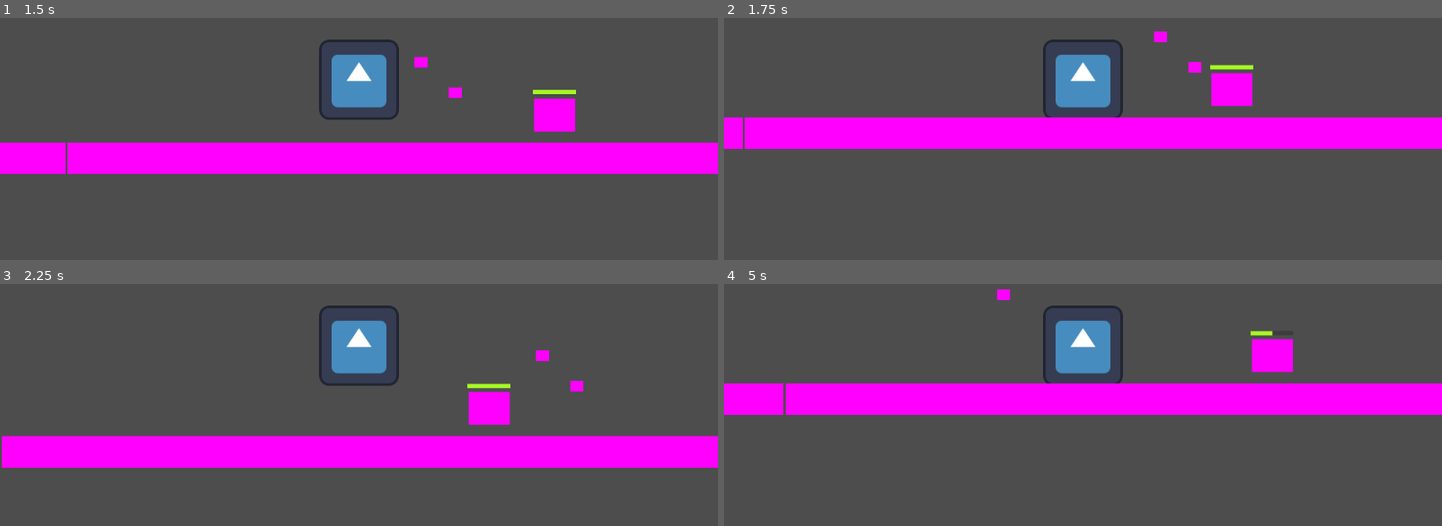
Above: before the commit, frames 1-4 (two rows, left to right).
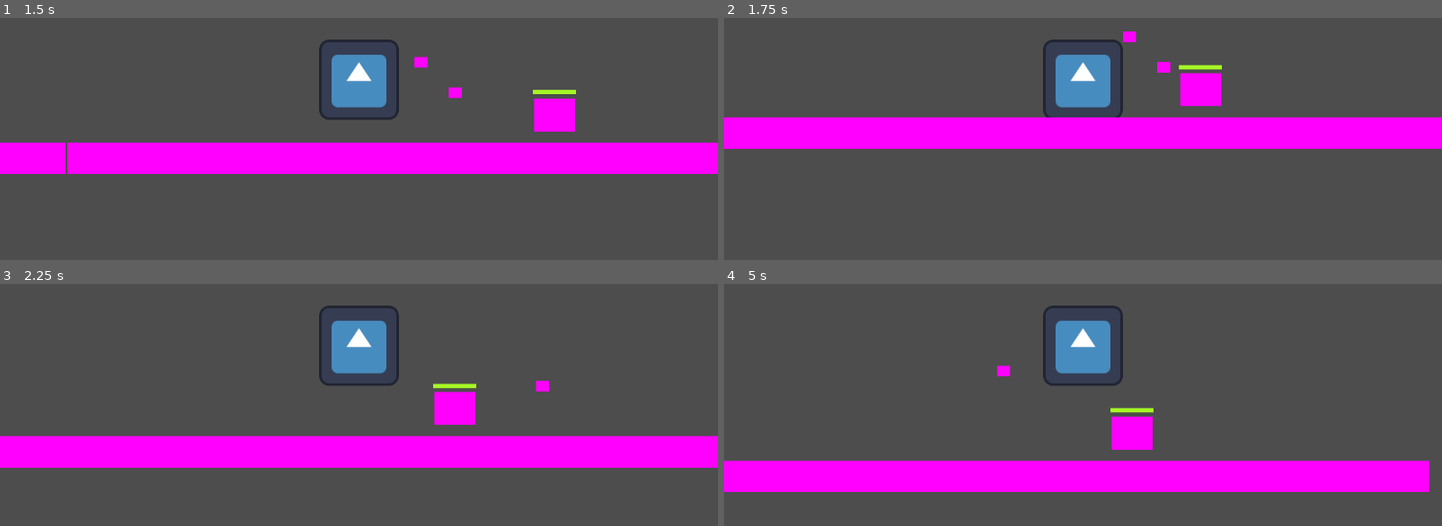
Above: after the commit, the same moments.

Repository: GoncasCC/WildingPope
Game: Godot game, scene res://Scenes/game.tscn
The game is run twice, just before and just after one commit, with the same random seed, the same clock (stepped at 60 frames per second) and the same inputs. The engine's default icon, where the game draws it, is replaced by a stand-in: a white triangle on a blue panel in a dark square.
Inputs:
- Up to frame 1 (1.5 s): hold Right (ui_right) from 0.53 s (still down); tap Q (ui_melee) at 0.6 s; tap Up (ui_up) at 0.77, 1.07 s; tap W (ui_ranged) at 0.8, 1.35 s
- Up to frame 2 (1.75 s): keep holding Right (ui_right); tap Up (ui_up) at 1.52 s; tap Shift (ui_dash, bound only after the commit) at 1.55 s
- Up to frame 3 (2.25 s): tap Up (ui_up) at 1.82 s; release Right (ui_right) at 2.03 s; hold Left (ui_left) from 2.03 s (still down); tap Shift (ui_dash, bound only after the commit) at 2.1 s
- Up to frame 4 (5 s): tap E (ui_execute, bound only after the commit) at 2.3, 2.85 s; release Left (ui_left) at 2.78 s; hold Right (ui_right) 2.78-4.28 s; tap Up (ui_up) at 3.02, 3.05, 3.32, 3.6, 3.77, 4.07, 4.52, 4.82 s; tap Q (ui_melee) at 3.8, 4.35 s; hold Left (ui_left) from 4.28 s (still down); tap W (ui_ranged) at 4.55 s

Frame 1 is identical in both runs. In frame 2, 1.8% of the frame differs, in the area x 2-74%, y 5-55%; in frame 3, 1.8%; in frame 4, 28%, in the area x 0-100%, y 2-86%.

Commit message:
Finisher attack + dash

Diff:
--- a/Scenes/enemy_1.tscn
+++ b/Scenes/enemy_1.tscn
@@ -31,3 +31,11 @@
 max_value = 30.0
 value = 30.0
 show_percentage = false
+
+[node name="Label_finisher" type="Label" parent="."]
+visible = false
+offset_left = -29.0
+offset_top = -66.0
+offset_right = 26.0
+offset_bottom = -43.0
+text = "Press E"
--- a/Scripts/enemy_1.gd
+++ b/Scripts/enemy_1.gd
@@ -1,21 +1,34 @@
 extends CharacterBody2D
 
 
-@export var health: int = 40;
-@export var max_health: int = 40;
+@export var health: int = 60;
+@export var max_health: int = 60;
 
 @onready var health_bar: ProgressBar = $Health_bar;
+@onready var label_finisher: Label = $Label_finisher;
+
+var can_be_executed : bool = false;
 
 func _ready():
 	health_bar.max_value = max_health;
 	health_bar.value = health;
+	label_finisher.visible = false;
 
 func take_damage(damage: int) -> void:
 	health -= damage
 	print("Enemy has taken ", damage, " damage. Remaining health: ", health)
 	health_bar.value = health;
+
+	if health <= 10 and health > 0:
+		can_be_executed = true
+		label_finisher.visible = true
 	if health <= 0:
 		die()
 
+func execute():
+	print("Enemy executed")
+	die()
+
+
 func die() -> void:
 	queue_free() # removes enemy from scene
--- a/Scripts/pope.gd
+++ b/Scripts/pope.gd
@@ -10,11 +10,30 @@
 var gravity = ProjectSettings.get_setting("physics/2d/default_gravity")
 
 
-@export var damage_melee : int = 20;
+#Melee atack
+@export var damage_melee1 : int = 15;
+@export var damage_melee2 : int = 15;
+@export var damage_melee3 : int = 20;
+var combo_step: int = 0
+var combo_timer: float = 0.0
+const COMBO_MAX_TIME = 0.5 # max time between combo attacks
 @onready var hitbox_melee : Area2D = $HitboxMelee;
 
+
+#Ranged attack
 @export var projetile_scene : PackedScene;
 @export var damage_ranged : int = 10;
+
+
+#Dash
+@export var dash_speed: float = 600.0
+@export var dash_duration: float = 0.2
+@export var dash_cooldown: float = 0.5
+var dash_direction: int = 1
+var is_dashing: bool = false
+var dash_time: float = 0.0
+var dash_cd_time: float = 0.0
+
 
 
 func _physics_process(delta):
@@ -22,17 +41,27 @@
 	if not is_on_floor():
 		velocity.y += gravity * delta
 
-	# Handle jump.
-	if Input.is_action_just_pressed("ui_up") and is_on_floor():
-		velocity.y = JUMP_VELOCITY
-
-	# Get the input direction and handle the movement/deceleration.
-	# As good practice, you should replace UI actions with custom gameplay actions.
-	var direction = Input.get_axis("ui_left", "ui_right")
-	if direction:
-		velocity.x = direction * SPEED
+	if is_dashing:
+		dash_time -= delta
+		if dash_time > 0:
+			velocity.x = dash_direction * dash_speed
+		else:
+			end_dash()
 	else:
-		velocity.x = move_toward(velocity.x, 0, SPEED)
+		#Handle normal walk
+		var direction = Input.get_axis("ui_left", "ui_right")
+		if direction:
+			velocity.x = direction * SPEED
+		else:
+			velocity.x = move_toward(velocity.x, 0, SPEED)
+		# Handle jump.
+		if Input.is_action_just_pressed("ui_up") and is_on_floor():
+			velocity.y = JUMP_VELOCITY
+		#Handle Dash
+		if dash_cd_time > 0:
+			dash_cd_time -= delta
+		if Input.is_action_just_pressed("ui_dash") and dash_cd_time <= 0:
+			start_dash()
 
 	move_and_slide()
 
@@ -40,17 +69,48 @@
 	if Input.is_action_just_pressed("ui_melee"):
 		attack_melee();
 
+
 	# Ranged attack
 	if Input.is_action_just_pressed("ui_ranged"):
 		attack_ranged();
 
+	# reset combo if too much time has passed
+	if combo_timer > 0:
+		combo_timer -= delta
+		if combo_timer <= 0:
+			combo_step = 0
+
+	if Input.is_action_just_pressed("ui_execute"):
+		for body in hitbox_melee.get_overlapping_bodies():
+			if body.has_method("execute") and body.can_be_executed:
+				body.execute()
 
 
+#Melee method
 func attack_melee() -> void:
+	var damage = 0;
+
+	if combo_step == 0:
+		damage = damage_melee1
+	elif combo_step == 1:
+		damage = damage_melee2
+	elif combo_step == 2:
+		damage = damage_melee3
+
 	for body in hitbox_melee.get_overlapping_bodies():
 		if body.has_method("take_damage"):
-			body.take_damage(damage_melee);
+			body.take_damage(damage);
 
+	# Advances combo
+	combo_step += 1
+	if combo_step > 2:
+		combo_step = 0 # after third hit goes back to beggining
+
+	# Combo timer
+	combo_timer = COMBO_MAX_TIME
+
+
+#Ranged method
 func attack_ranged():
 	var proj = projetile_scene.instantiate();
 	get_parent().add_child(proj);
@@ -65,3 +125,21 @@
 
 
 	proj.damage = damage_ranged;
+
+#Dash methods
+func start_dash() -> void:
+	print("Dash started");
+	is_dashing = true
+	dash_time = dash_duration
+	dash_cd_time = dash_cooldown
+
+	# Decides direction of the dash
+	dash_direction = sign(velocity.x)
+	if dash_direction == 0:
+		dash_direction = 1
+
+	# Optional: imune during dash?
+
+func end_dash() -> void:
+	print("Dash ended")
+	is_dashing = false
--- a/project.godot
+++ b/project.godot
@@ -27,3 +27,13 @@
 "events": [Object(InputEventKey,"resource_local_to_scene":false,"resource_name":"","device":-1,"window_id":0,"alt_pressed":false,"shift_pressed":false,"ctrl_pressed":false,"meta_pressed":false,"pressed":false,"keycode":0,"physical_keycode":87,"key_label":0,"unicode":119,"echo":false,"script":null)
 ]
 }
+ui_dash={
+"deadzone": 0.5,
+"events": [Object(InputEventKey,"resource_local_to_scene":false,"resource_name":"","device":-1,"window_id":0,"alt_pressed":false,"shift_pressed":false,"ctrl_pressed":false,"meta_pressed":false,"pressed":false,"keycode":0,"physical_keycode":4194325,"key_label":0,"unicode":0,"echo":false,"script":null)
+]
+}
+ui_execute={
+"deadzone": 0.5,
+"events": [Object(InputEventKey,"resource_local_to_scene":false,"resource_name":"","device":-1,"window_id":0,"alt_pressed":false,"shift_pressed":false,"ctrl_pressed":false,"meta_pressed":false,"pressed":false,"keycode":0,"physical_keycode":69,"key_label":0,"unicode":101,"echo":false,"script":null)
+]
+}
